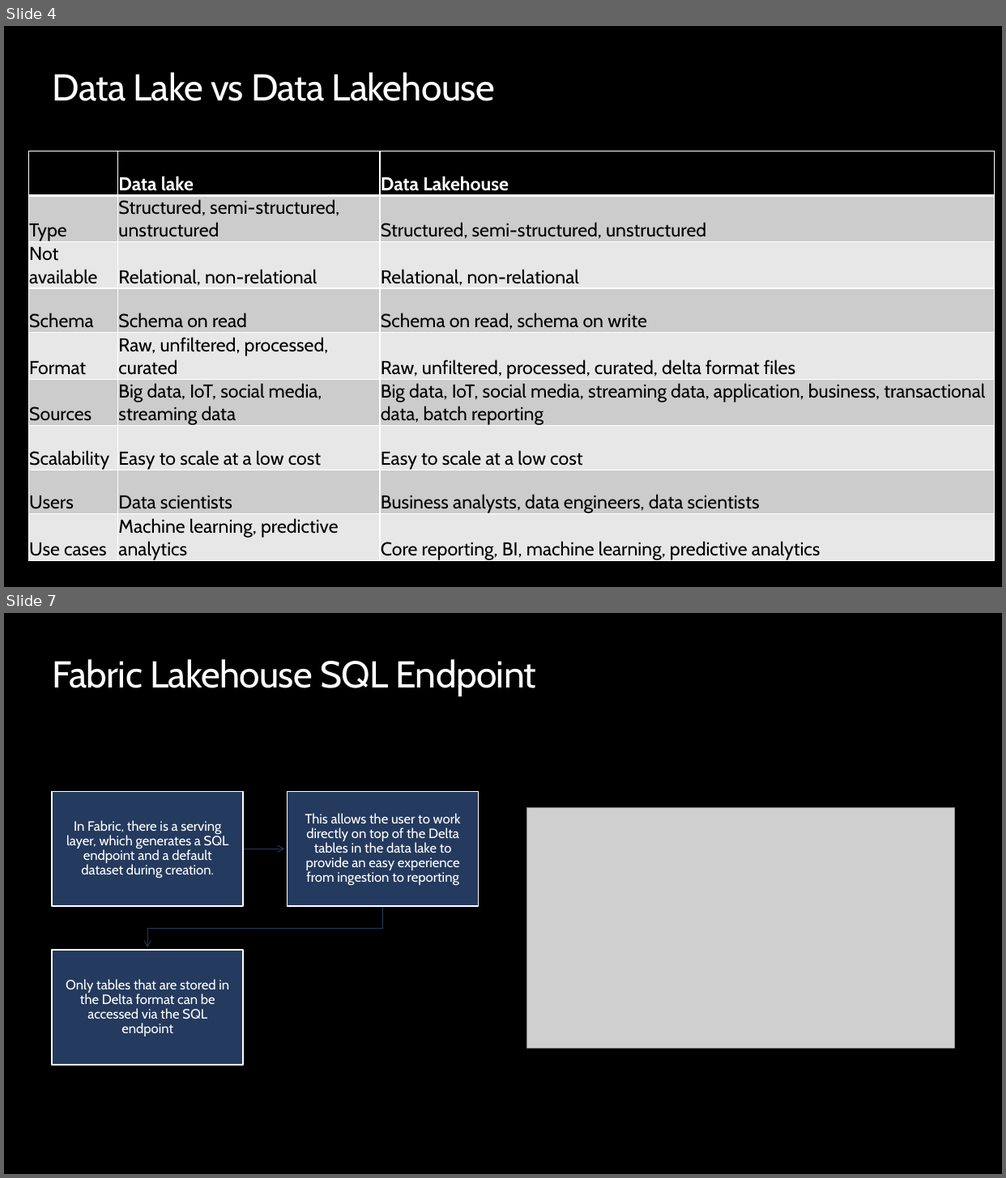
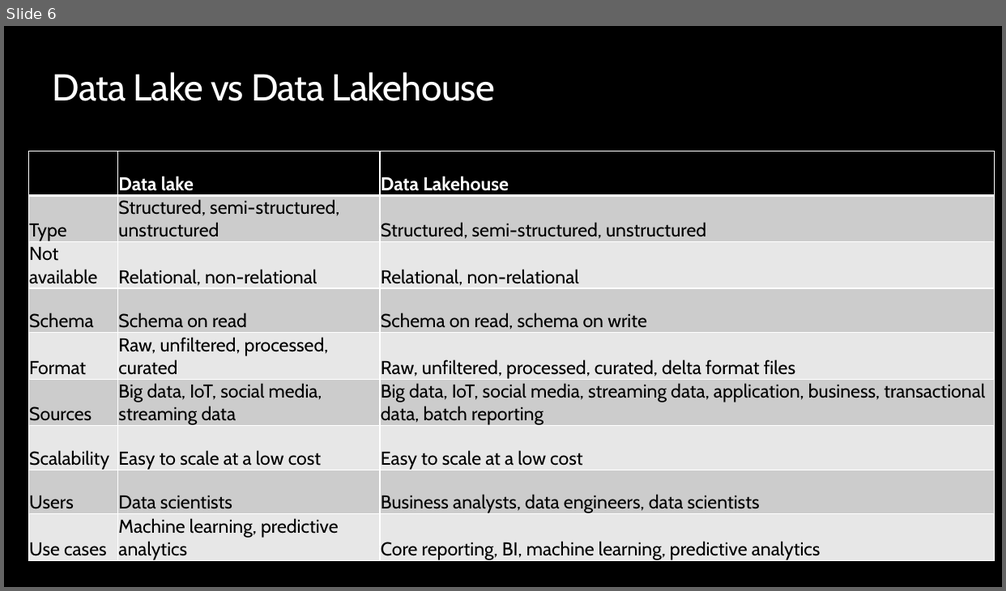
Before and after one commit to opsgility/fabric, a slide deck: slides/Dantoni-Opsgility-MSFabric-Module4.pptx. Shown one above the other, each under a label of ours: slides 4 and 7 before the commit, slide 6 after it; the slides between them are not shown. The pictures are 1006x1178 and 1006x591 pixels, drawn with LibreOffice and Linux fonts; fonts in the diff are those of the drawing; grey boxes stand for pictures; background and template pictures are left out. Boxes give left, top, right and bottom in pixels: in the first picture for what was removed or moved away, otherwise in the second. Text is boxed around its words. In the diff, an @@ line names an element or a change of style, - is before the commit and + after.

```diff
--- a/slides/Dantoni-Opsgility-MSFabric-Module4.pptx
+++ b/slides/Dantoni-Opsgility-MSFabric-Module4.pptx
@@ slide 7 removed at <box>4,613,1002,1174</box>, background #000000 @@
@@ title removed at <box>52,659,536,696</box> @@
-Fabric Lakehouse SQL Endpoint
@@ picture removed at <box>527,808,955,1049</box> @@
@@ group removed at <box>52,792,478,1065</box>: 3 rectangles, 3 texts, 2 freeform shapes @@
-In Fabric, there is a serving layer, which generates a SQL endpoint and a default dataset during creation.
-This allows the user to work directly on top of the Delta tables in the data lake to provide an easy experience from ingestion to reporting
-Only tables that are stored in the Delta format can be accessed via the SQL endpoint
@@ what was slide 4 is now slide 6 @@
```
Also in this commit, not shown: 3 slides changed, 8 slides added, 1 other slide removed, 4 other files.
